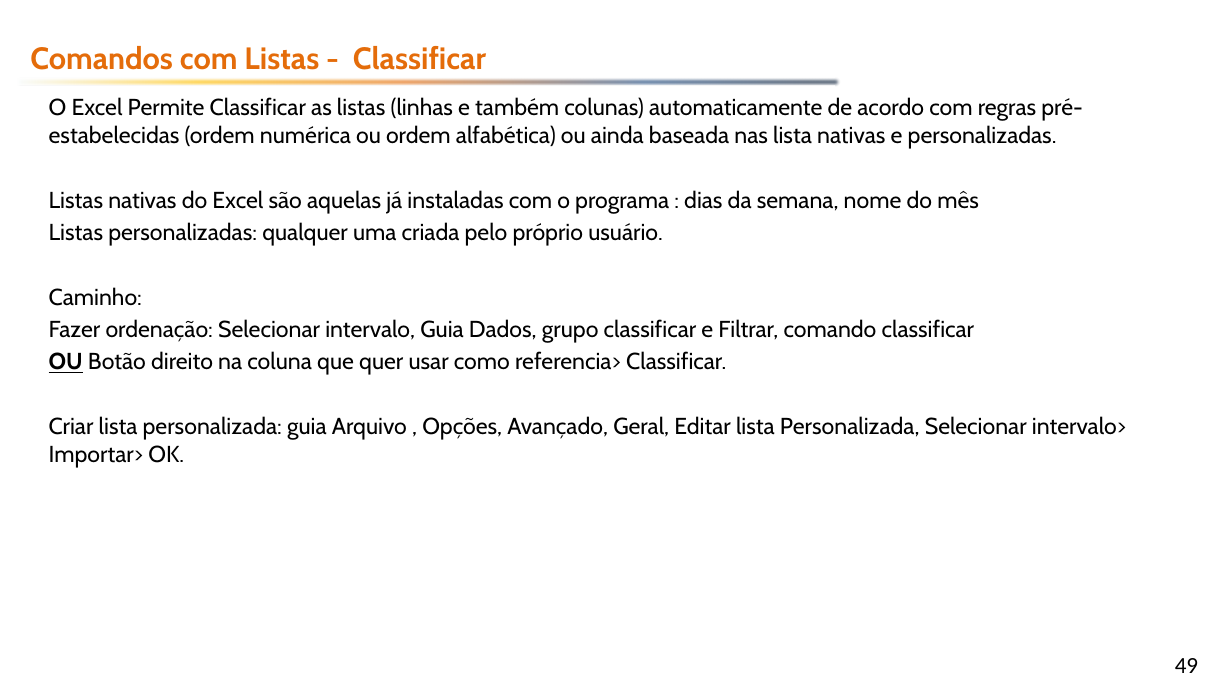
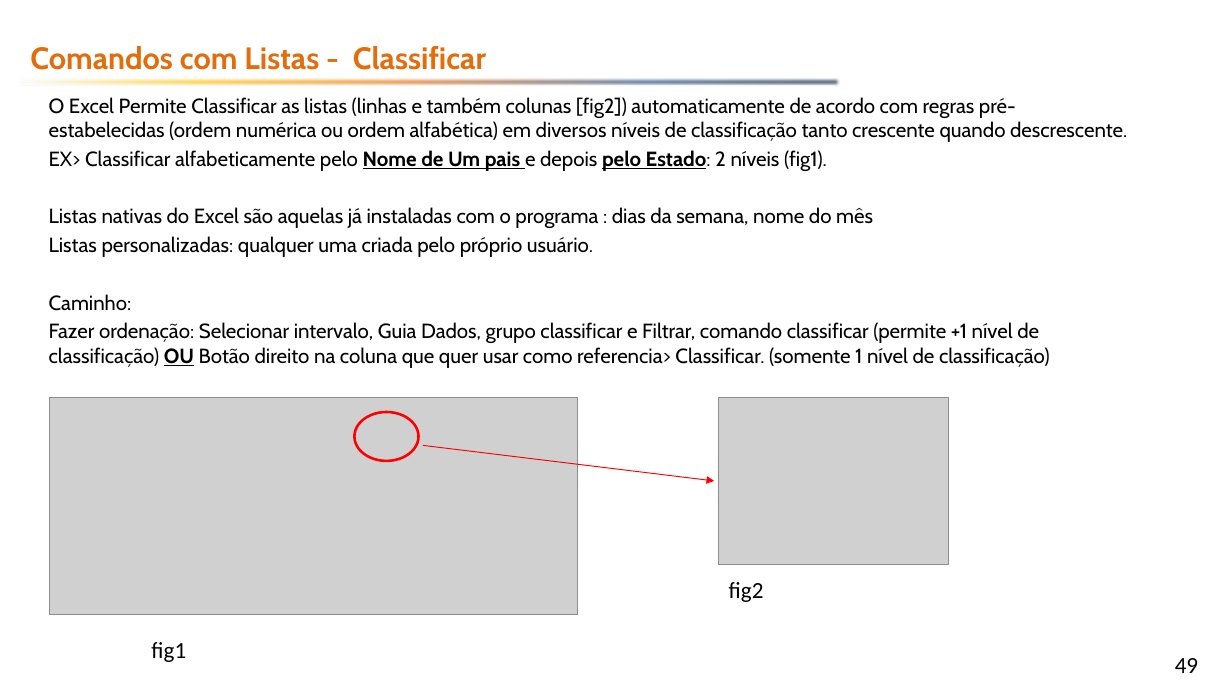
Before and after one commit to emerson-fenrir/Excel_Basico, a slide deck: slide 49 of Professor/Aula3.pptx. Drawn at 1232x693 pixels with LibreOffice and Linux fonts; fonts in the diff are those of the drawing; grey boxes stand for pictures; background and template pictures are left out. Boxes give left, top, right and bottom in pixels: in the first picture for what was removed or moved away, otherwise in the second. Text is boxed around its words. In the diff, an @@ line names an element or a change of style, - is before the commit and + after.

```diff
--- a/Professor/Aula3.pptx
+++ b/Professor/Aula3.pptx
@@ text at [49,97,1127,171]: text changed; size 18 to 16 pt @@
-O Excel Permite Classificar as listas (linhas e também colunas) automaticamente de acordo com regras pré-estabelecidas (ordem numérica ou ordem alfabética) ou ainda baseada nas lista nativas e personalizadas.
+O Excel Permite Classificar as listas (linhas e também colunas [fig2]) automaticamente de acordo com regras pré-estabelecidas (ordem numérica ou ordem alfabética) em diversos níveis de classificação tanto crescente quando descrescente.
+EX> Classificar alfabeticamente pelo Nome de Um pais e depois pelo Estado: 2 níveis (fig1).
@@ text at [49,207,873,311]: size 18 to 16 pt in "Listas nativas do Excel são aquelas já ...", "Listas personalizadas: qualquer uma criada pelo próprio ...", "Caminho:" @@
@@ text at [49,322,1050,368]: text changed; size 18 to 16 pt @@
-Fazer ordenação: Selecionar intervalo, Guia Dados, grupo classificar e Filtrar, comando classificar
-OU Botão direito na coluna que quer usar como referencia> Classificar.
-Criar lista personalizada: guia Arquivo , Opções, Avançado, Geral, Editar lista Personalizada, Selecionar intervalo> Importar> OK.
+Fazer ordenação: Selecionar intervalo, Guia Dados, grupo classificar e Filtrar, comando classificar (permite +1 nível de classificação) OU Botão direito na coluna que quer usar como referencia> Classificar. (somente 1 nível de classificação)
@@ picture added at [49,398,577,616] @@
@@ ellipse added at [355,412,419,461], outline #FF0000 2 pt @@
@@ picture added at [719,398,949,565] @@
@@ arrow added from (423, 445) to (714, 481), #FF0000 0.75 pt @@
@@ text added at [729,582,764,602], 18 pt, text #000000 @@
+fig2
@@ text added at [151,642,186,662], 18 pt, text #000000 @@
+fig1
```
Also in this commit, not shown: 2 other slides changed, 2 slides added, 3 other files.
